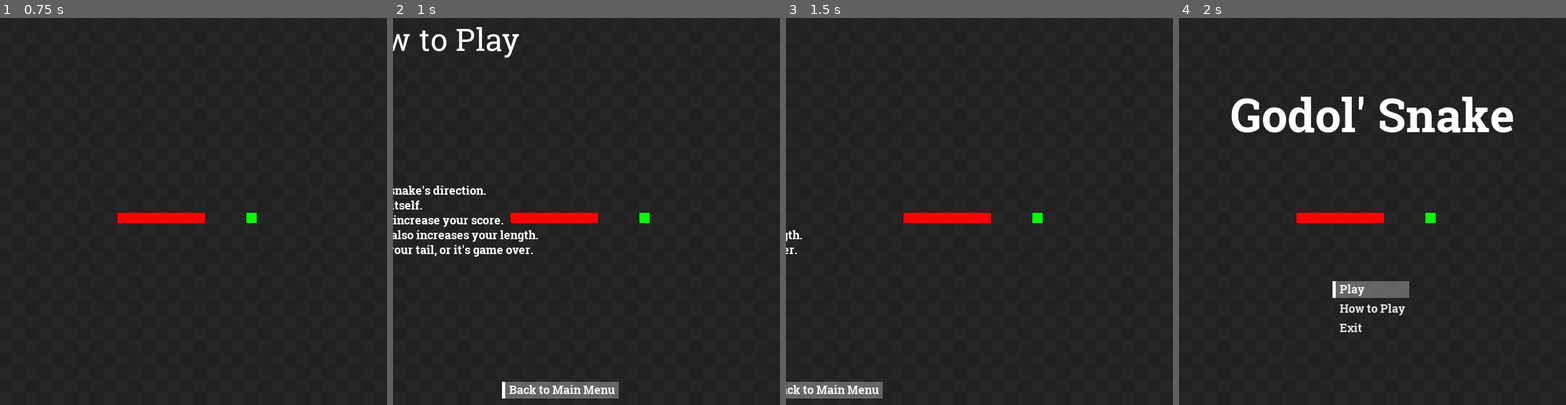
Above: before the commit, frames 1-4 (left to right).
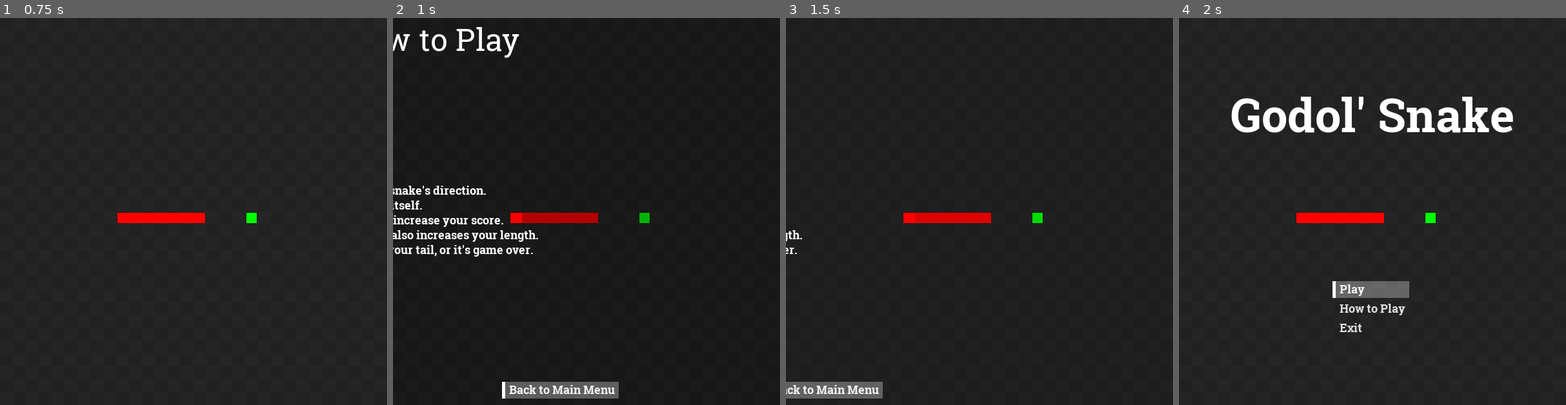
Above: after the commit, the same moments.

Repository: vesk4000/Godol-Snake
Game: Godot game, scene res://Level.tscn
Same seed, same stepped clock (60 frames per second), same inputs: the game is played once before the commit and once after it.
Inputs:
- Up to frame 1 (0.75 s): click "How to Play" at 0.5 s
- Up to frame 2 (1 s): no input
- Up to frame 3 (1.5 s): click "Back to Main Menu" at 1.25 s
- Up to frame 4 (2 s): no input

Frame 1 is identical in both runs. In frame 2, 0.6% of the frame differs, in the area x 33-67%, y 50-53%; in frame 3, 0.6%; in frame 4, nothing differs.

Commit message:
Added a tinted background to some of the menus

Diff:
--- a/Godol' Snake/Global.gd
+++ b/Godol' Snake/Global.gd
@@ -58,7 +58,7 @@
 	return number
 
 
-func quick_tween(node, variable, start_value, end_value, duration, end_function, end_function_node = self):
+func quick_tween(node, variable, start_value, end_value, duration, end_function = "", end_function_node = self):
 	node.set(variable, start_value)
 	var tween = Tween.new()
 	add_child(tween)
--- a/Godol' Snake/UI/MainMenu.gd
+++ b/Godol' Snake/UI/MainMenu.gd
@@ -6,9 +6,9 @@
 
 func _ready():
 	Global.quick_tween($VBoxContainer, "rect_position",
-			Vector2(0, -600), Vector2(0, 0), 0.25, "")
+			Vector2(0, -600), Vector2(0, 0), 0.25)
 	Global.quick_tween($VBoxContainer, "rect_size",
-			Vector2(600, 1800), Vector2(600, 600), 0.25, "")
+			Vector2(600, 1800), Vector2(600, 600), 0.25)
 
 
 func close_menu():
--- a/Godol' Snake/UI/MenuHowToPlay.gd
+++ b/Godol' Snake/UI/MenuHowToPlay.gd
@@ -1,13 +1,20 @@
 extends Control
+
+const PauseBackground = preload("res://UI/PauseBackground.tscn")
+var pause_background
 
 
 func _ready():
+	pause_background = PauseBackground.instance()
+	get_parent().add_child(pause_background)
+	get_parent().move_child(pause_background, self.get_index() - 1)
 	Global.quick_tween(self, "rect_position",
-			Vector2(-600, 0), Vector2(0, 0), 0.25, "")
+			Vector2(-600, 0), Vector2(0, 0), 0.25)
 
 func _on_Button_pressed():
 	Global.quick_tween(self, "rect_position",
 			Vector2(0, 0), Vector2(-600, 0), 0.25, "close_menu")
+	pause_background.close()
 
 func close_menu():
 	var MainMenu = load("res://UI/MainMenu.tscn")
--- /dev/null
+++ b/Godol' Snake/UI/PauseBackground.gd
@@ -0,0 +1,8 @@
+extends ColorRect
+
+func _ready():
+	Global.quick_tween(self, "color",
+			Color(0, 0, 0, 0), Color(0, 0, 0, 0.5), 0.25)
+func close():
+	Global.quick_tween(self, "color",
+			Color(0, 0, 0, 0.5), Color(0, 0, 0, 0), 0.25, "queue_free")
--- /dev/null
+++ b/Godol' Snake/UI/PauseBackground.tscn
@@ -0,0 +1,12 @@
+[gd_scene load_steps=2 format=2]
+
+[ext_resource path="res://UI/PauseBackground.gd" type="Script" id=1]
+
+[node name="PauseBackgrond" type="ColorRect"]
+margin_right = 600.0
+margin_bottom = 600.0
+color = Color( 0, 0, 0, 0.5 )
+script = ExtResource( 1 )
+__meta__ = {
+"_edit_use_anchors_": false
+}
